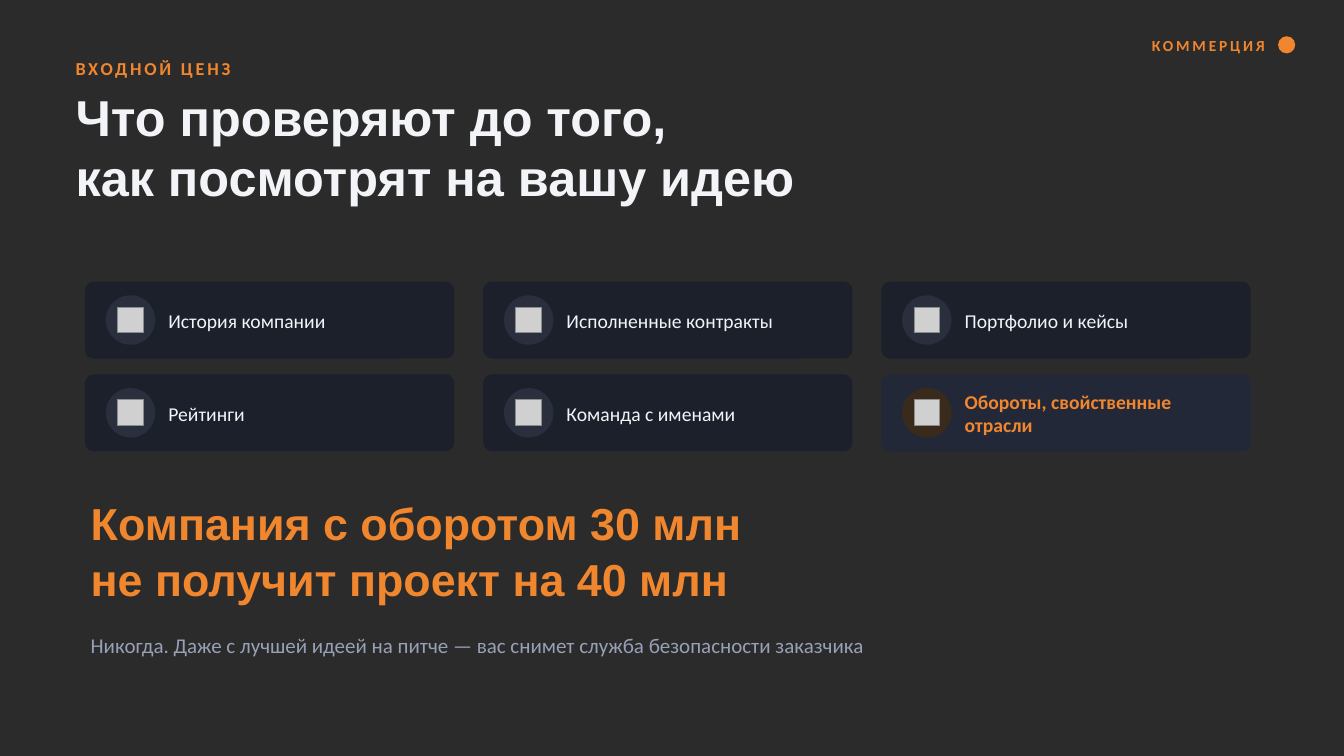
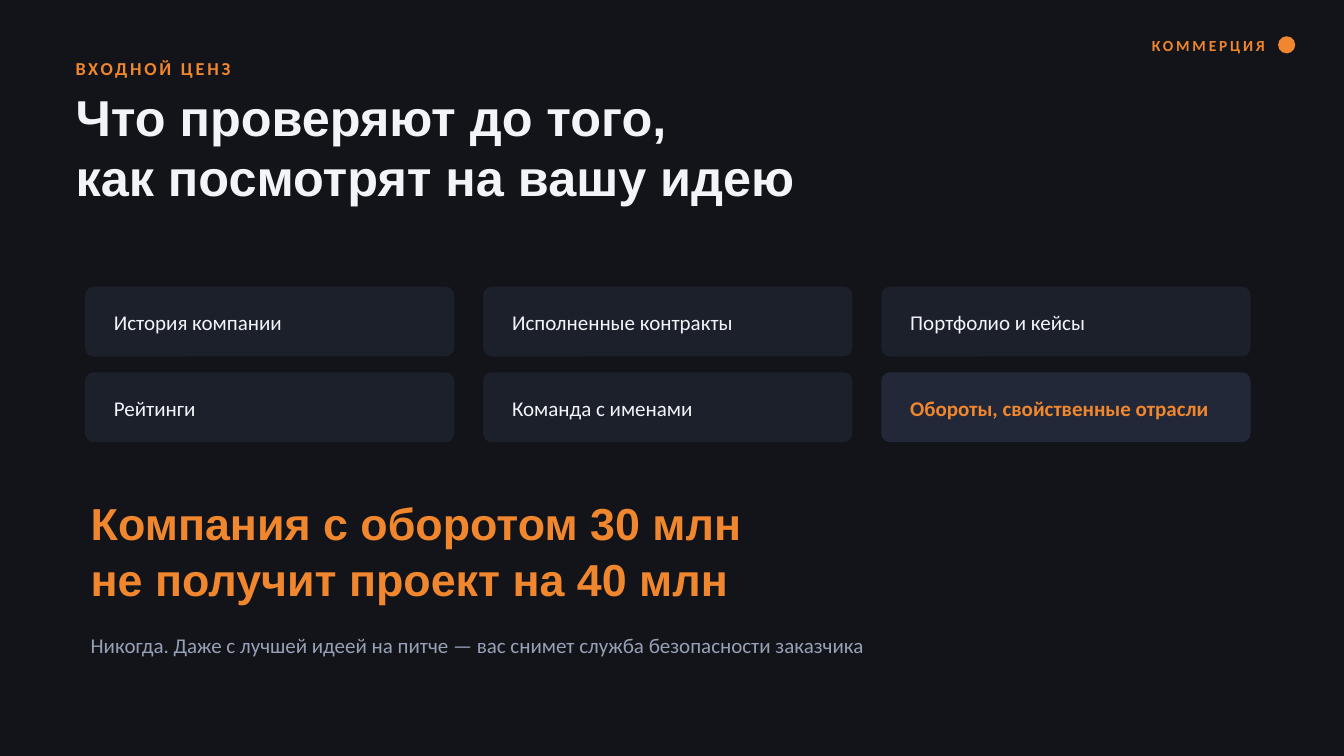
Before and after one commit to t4993408232-collab/analizator-bot, a slide deck: slide 19 of talks/2026-08-06-prodavay-kak-faunder/Как-выигрывать-тендеры.pptx. Drawn at 1344x756 pixels with LibreOffice and Linux fonts; fonts in the diff are those of the drawing; grey boxes stand for pictures; background and template pictures are left out; a plain dark background stands for a picture behind light text. Boxes give left, top, right and bottom in pixels: in the first picture for what was removed or moved away, otherwise in the second. Text is boxed around its words. In the diff, an @@ line names an element or a change of style, - is before the commit and + after.

```diff
--- a/talks/2026-08-06-prodavay-kak-faunder/Как-выигрывать-тендеры.pptx
+++ b/talks/2026-08-06-prodavay-kak-faunder/Как-выигрывать-тендеры.pptx
@@ background picture (left out) to #12141A @@
@@ rounded rectangle: place and size @@
-rounded rectangle at <box>86,282,454,358</box>
+rounded rectangle at <box>86,287,454,356</box>
@@ ellipse removed at <box>106,295,155,345</box> @@
@@ text "История компании": place and size @@
-text "История компании" at <box>168,315,326,331</box>
+text "История компании" at <box>114,316,282,334</box>
@@ rounded rectangle: place and size @@
-rounded rectangle at <box>484,282,852,358</box>
+rounded rectangle at <box>484,287,852,356</box>
@@ ellipse removed at <box>504,295,554,345</box> @@
@@ text "Исполненные контракты": place and size @@
-text "Исполненные контракты" at <box>566,315,773,331</box>
+text "Исполненные контракты" at <box>512,316,733,334</box>
@@ rounded rectangle: place and size @@
-rounded rectangle at <box>882,282,1250,358</box>
+rounded rectangle at <box>882,287,1250,356</box>
@@ ellipse removed at <box>902,295,952,345</box> @@
@@ text "Портфолио и кейсы": place and size @@
-text "Портфолио и кейсы" at <box>965,314,1129,332</box>
+text "Портфолио и кейсы" at <box>910,316,1085,334</box>
@@ picture removed at <box>118,308,143,333</box> @@
@@ picture removed at <box>516,308,541,333</box> @@
@@ picture removed at <box>914,308,940,333</box> @@
@@ rounded rectangle: place and size @@
-rounded rectangle at <box>86,375,454,451</box>
+rounded rectangle at <box>86,373,454,442</box>
@@ ellipse removed at <box>106,388,155,438</box> @@
@@ text "Рейтинги": place and size @@
-text "Рейтинги" at <box>168,408,244,421</box>
+text "Рейтинги" at <box>114,402,196,416</box>
@@ rounded rectangle: place and size @@
-rounded rectangle at <box>484,375,852,451</box>
+rounded rectangle at <box>484,373,852,442</box>
@@ ellipse removed at <box>504,388,554,438</box> @@
@@ size 14 to 15 pt in 6 elements at <box>114,316,282,334</box>, <box>512,316,733,334</box>, <box>910,316,1085,334</box>, <box>114,402,196,416</box>, <box>910,401,1209,420</box>, <box>512,402,693,420</box> @@
@@ text "Команда с именами": place and size @@
-text "Команда с именами" at <box>566,408,735,424</box>
+text "Команда с именами" at <box>512,402,693,420</box>
@@ proportions changed in 6 elements at <box>86,287,454,356</box>, <box>484,287,852,356</box>, <box>882,287,1250,356</box>, <box>86,373,454,442</box>, <box>484,373,852,442</box>, <box>882,373,1250,442</box> @@
@@ rounded rectangle: place and size @@
-rounded rectangle at <box>882,375,1250,451</box>
+rounded rectangle at <box>882,373,1250,442</box>
@@ ellipse removed at <box>902,388,952,438</box> @@
@@ text "Обороты, свойственные отрасли": place and size @@
-text "Обороты, свойственные отрасли" at <box>965,395,1171,435</box>
+text "Обороты, свойственные отрасли" at <box>910,401,1209,420</box>
@@ picture removed at <box>118,400,143,425</box> @@
@@ picture removed at <box>516,400,541,425</box> @@
@@ picture removed at <box>914,400,940,425</box> @@
```
Also in this commit, not shown: 39 other slides changed, 24 other files.
